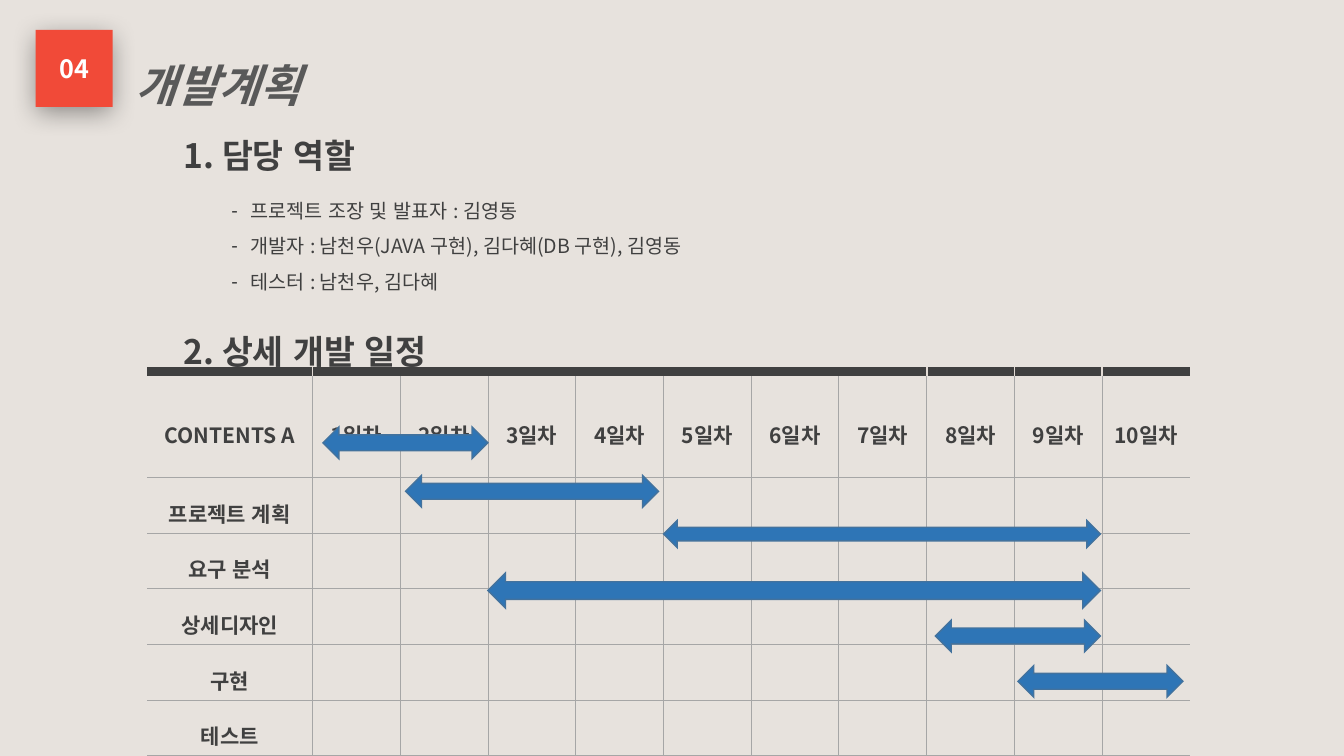
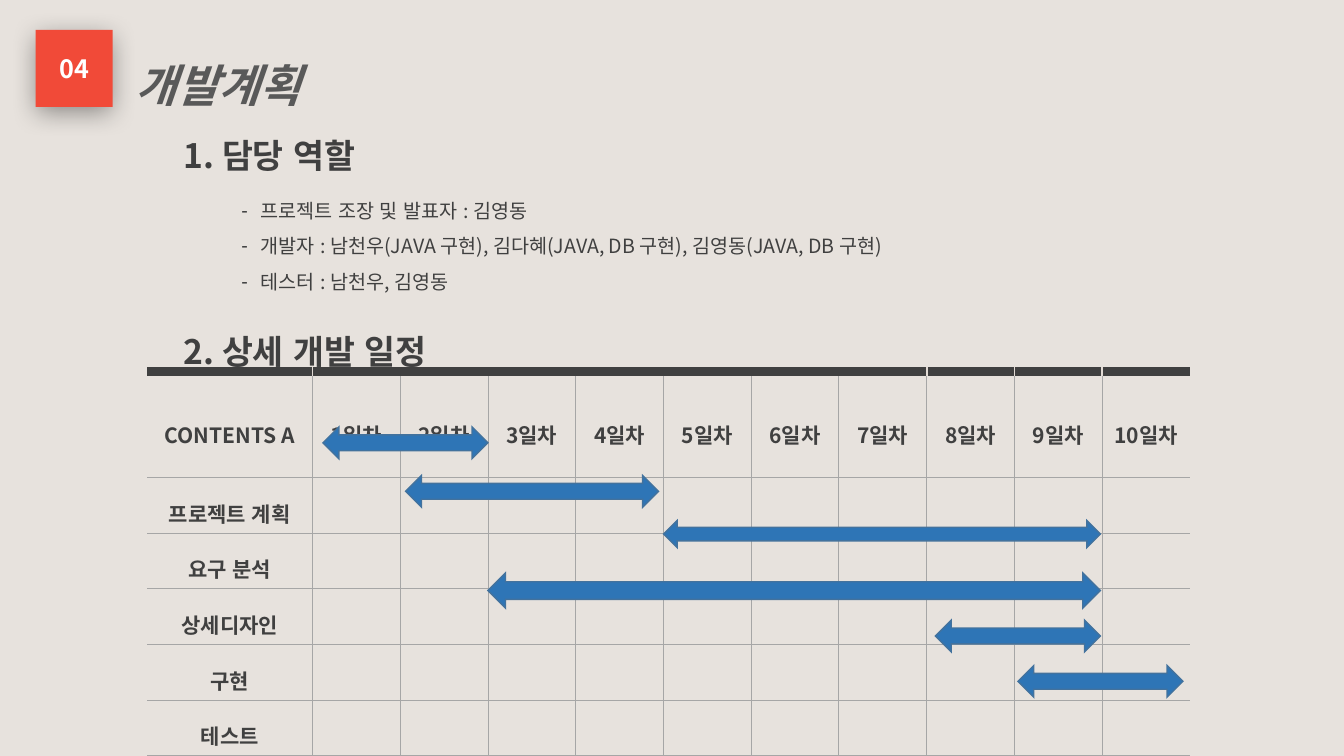
Before and after one commit to phoresis92/restaurant, a slide deck: slide 24 of 프로젝트 기획서/프로젝트 계획서.pptx (slide 21 before the commit). Drawn at 1344x756 pixels with LibreOffice and Linux fonts; fonts in the diff are those of the drawing. Boxes give left, top, right and bottom in pixels: in the first picture for what was removed or moved away, otherwise in the second. Text is boxed around its words. In the diff, an @@ line names an element or a change of style, - is before the commit and + after.

```diff
--- a/프로젝트 기획서/프로젝트 계획서.pptx
+++ b/프로젝트 기획서/프로젝트 계획서.pptx
@@ text "프로젝트 조장 및 발표자 : ...": place and size @@
-text "프로젝트 조장 및 발표자 : ..." at (250, 202, 681, 293)
+text "프로젝트 조장 및 발표자 : ..." at (260, 202, 882, 293)
@@ text at (260, 237, 882, 293): text changed @@
-– 개발자 : 남천우(JAVA 구현), 김다혜(DB 구현), 김영동
-– 테스터 : 남천우, 김다혜
+– 개발자 : 남천우(JAVA 구현), 김다혜(JAVA, DB 구현), 김영동(JAVA, DB 구현)
+– 테스터 : 남천우, 김영동
```
Also in this commit, not shown: 12 other slides changed, 3 slides added, 11 other files.
